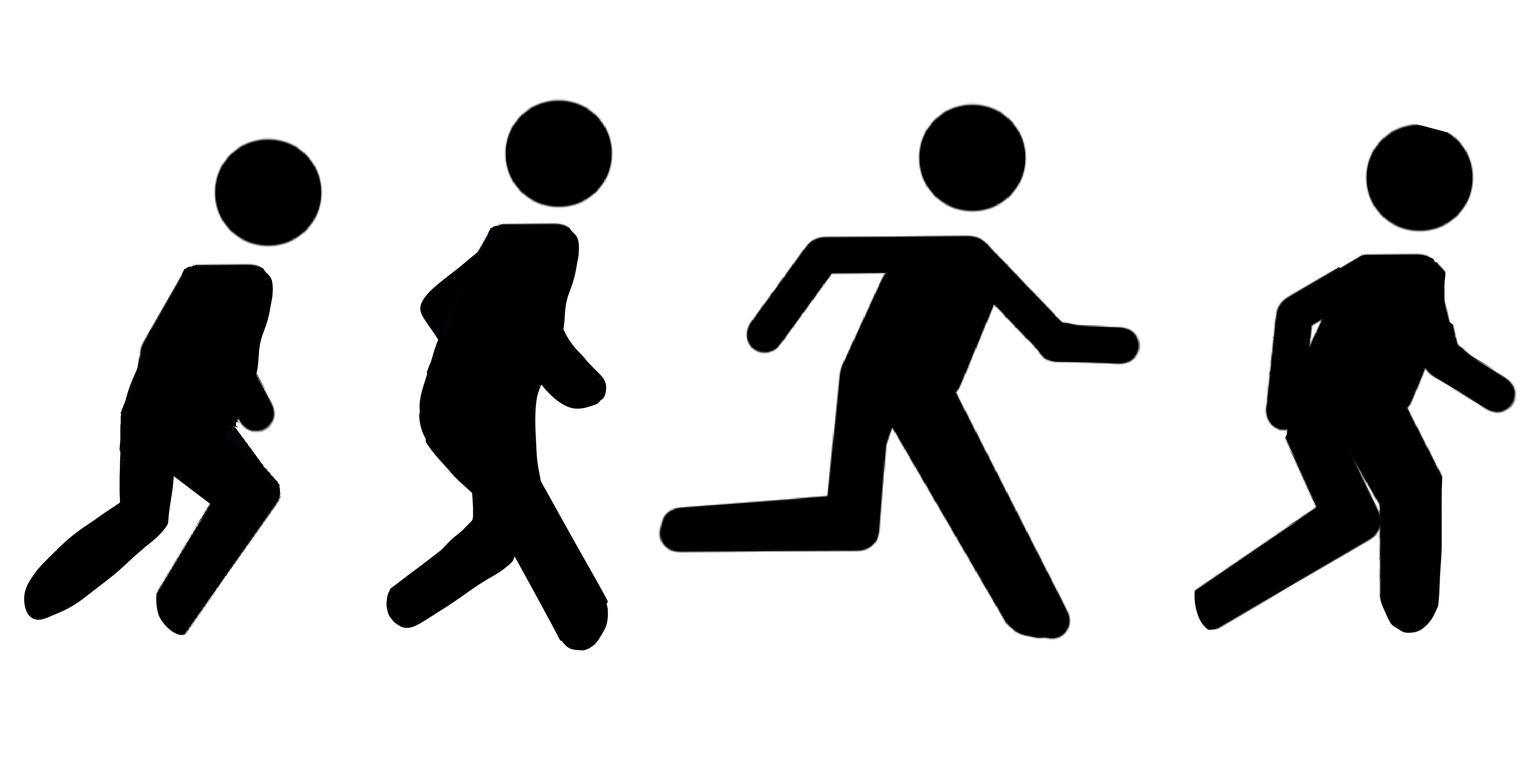
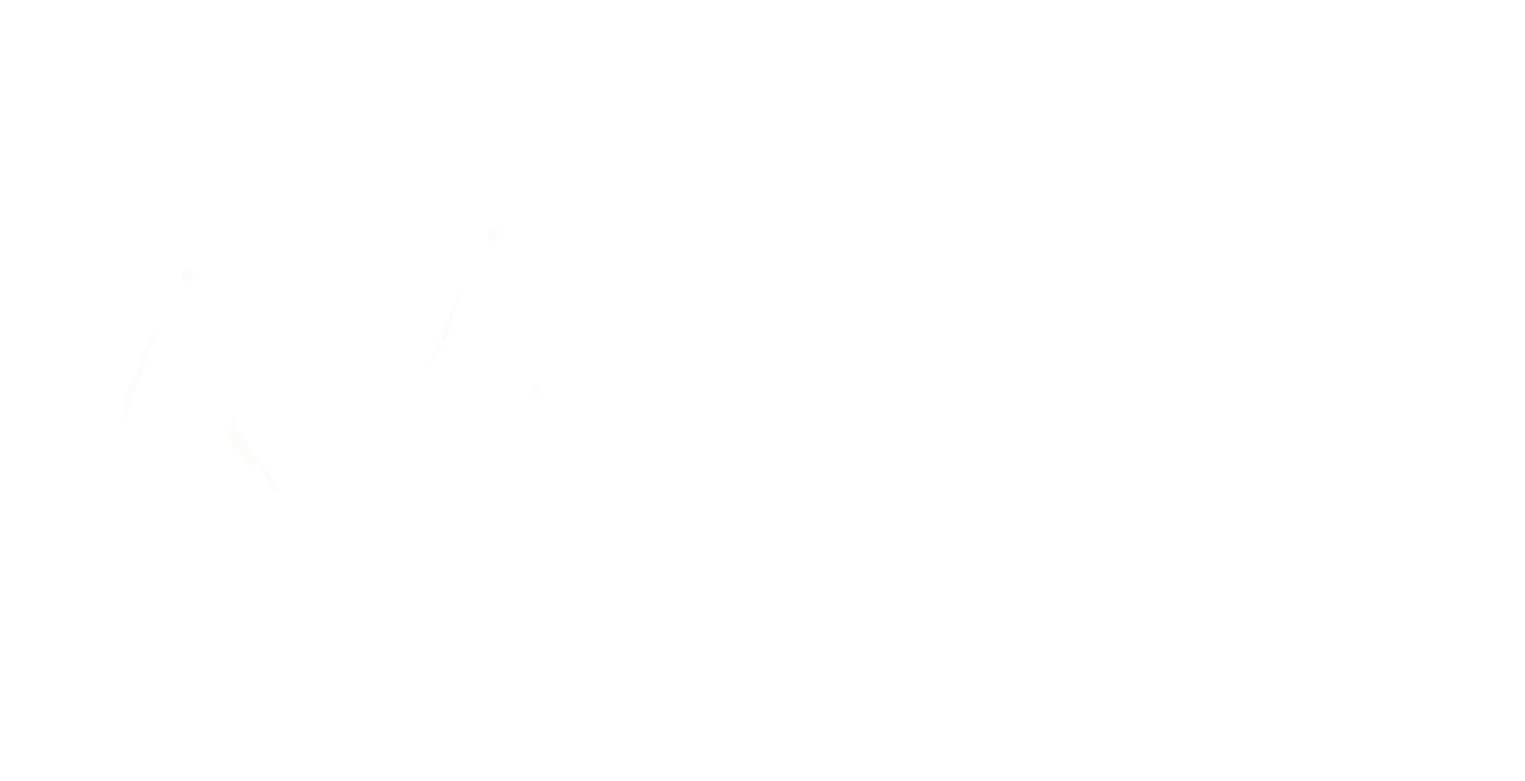
Layer changes from the first w=1525, h=781 image to the second:
painted on "图层 1" (1st of 4) over [386,98,614,651]
painted on "图层 1" (2nd of 4) over [24,137,324,636]
painted on "图层 1" (3rd of 4) over [1194,122,1519,634]
painted on "图层 1" (4th of 4) over [658,102,1142,641]
